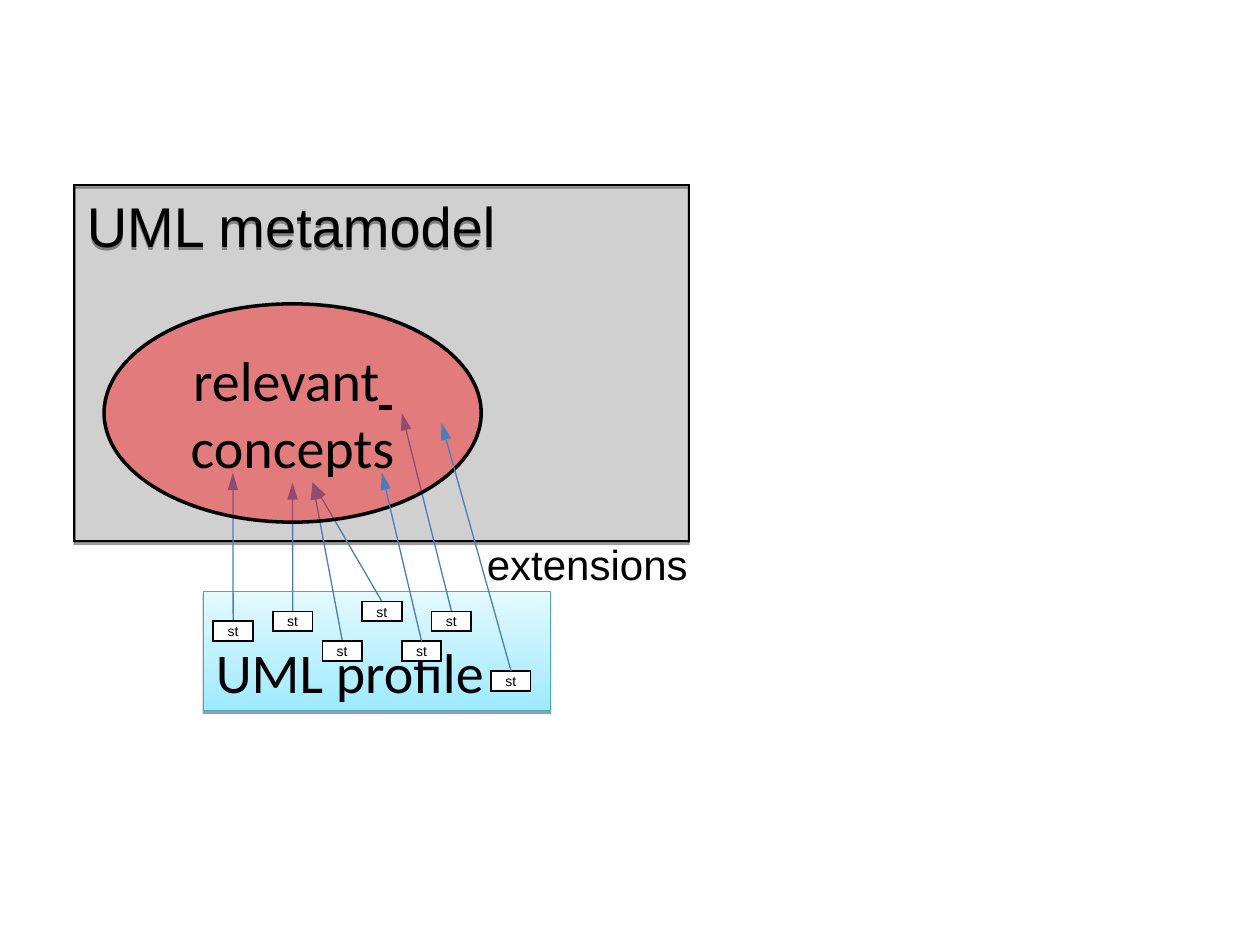
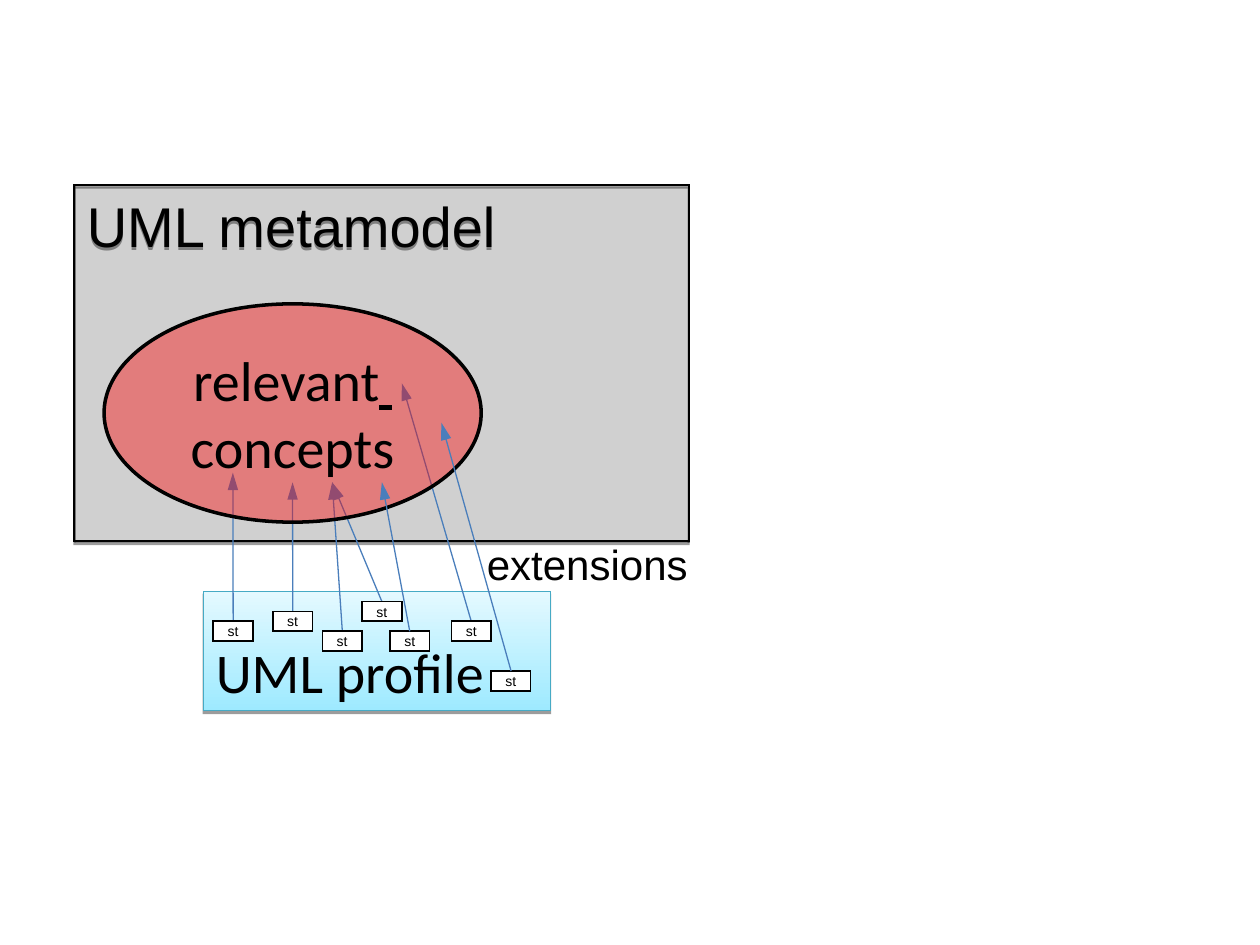
Before and after one commit to iivanoo/umlbridgepaper, a slide deck: slide 18 of UMLBridge/figures/3.0.ppt (slide 16 before the commit). Drawn at 1260x945 pixels with LibreOffice and Linux fonts; fonts in the diff are those of the drawing; grey boxes stand for pictures. Boxes give left, top, right and bottom in pixels: in the first picture for what was removed or moved away, otherwise in the second. Text is boxed around its words. In the diff, an @@ line names an element or a change of style, - is before the commit and + after.

```diff
--- a/UMLBridge/figures/3.0.ppt
+++ b/UMLBridge/figures/3.0.ppt
@@ arrow moved from (451, 611) - (402, 413) to (471, 621) - (402, 383) @@
@@ arrow moved from (382, 601) - (312, 483) to (382, 601) - (333, 483) @@
@@ arrow moved from (343, 641) - (312, 483) to (343, 631) - (333, 483) @@
@@ arrow moved from (422, 641) - (382, 472) to (410, 631) - (382, 483) @@
@@ rectangle "st": place and size @@
-rectangle "st" at <box>432,611,471,631</box>
+rectangle "st" at <box>451,621,490,641</box>
@@ rectangle "st": place and size @@
-rectangle "st" at <box>323,641,362,662</box>
+rectangle "st" at <box>323,631,362,651</box>
@@ rectangle "st": place and size @@
-rectangle "st" at <box>402,641,441,662</box>
+rectangle "st" at <box>391,631,430,651</box>
```
Also in this commit, not shown: 2 slides added.
